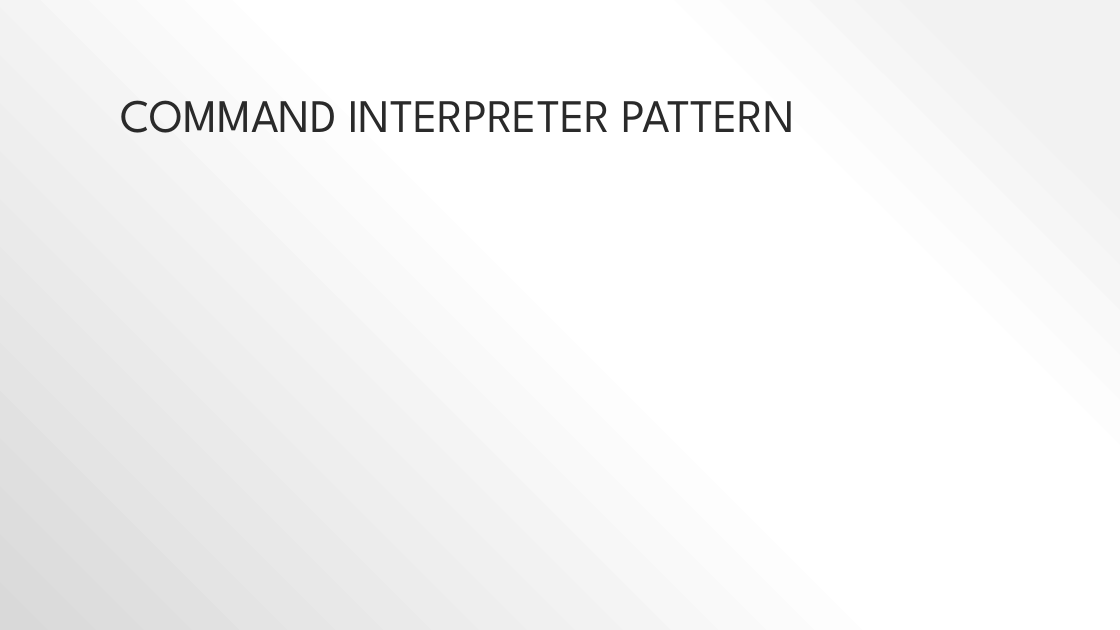
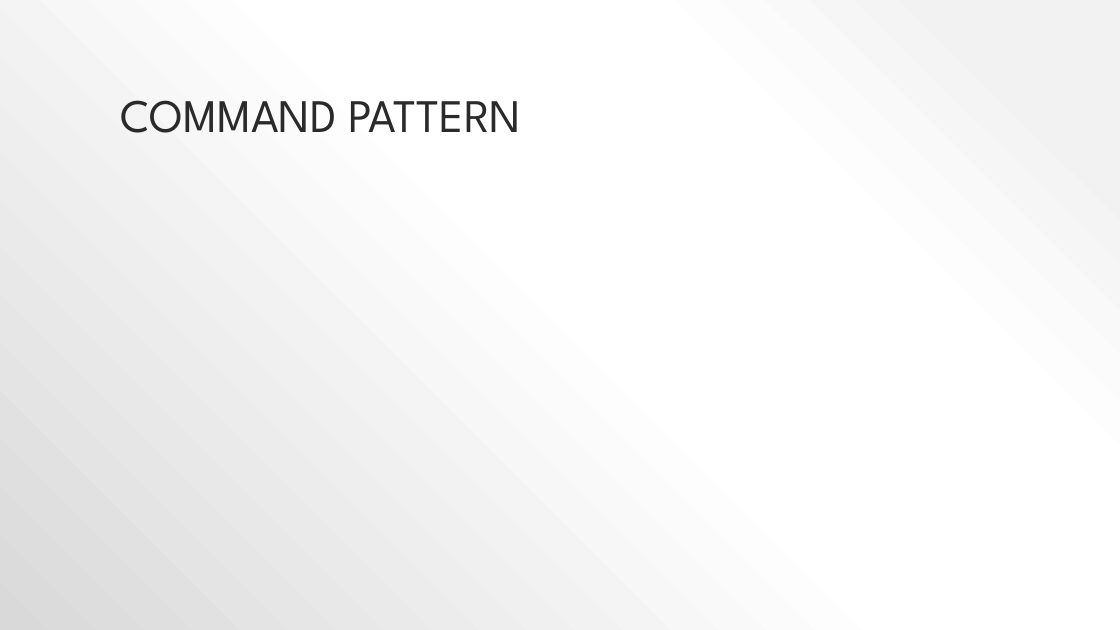
Before and after one commit to wwi17seb/software-engineering, a slide deck: slide 9 of 04_Proxy_und_CommandIntepreter/Proxy_und_Interpreter.pptx (slide 3 before the commit). Drawn at 1120x630 pixels with LibreOffice and Linux fonts; fonts in the diff are those of the drawing. Boxes give left, top, right and bottom in pixels: in the first picture for what was removed or moved away, otherwise in the second. Text is boxed around its words. In the diff, an @@ line names an element or a change of style, - is before the commit and + after.

Commit message:
add proxy pattern

```diff
--- a/04_Proxy_und_CommandIntepreter/Proxy_und_Interpreter.pptx
+++ b/04_Proxy_und_CommandIntepreter/Proxy_und_Interpreter.pptx
@@ title at (x1=120, y1=100, x2=521, y2=133): text changed @@
-COMMAND INTERPRETER PATTERN
+COMMAND PATTERN
```
Also in this commit, not shown: 2 other slides changed, 7 slides added, 1 other file.
